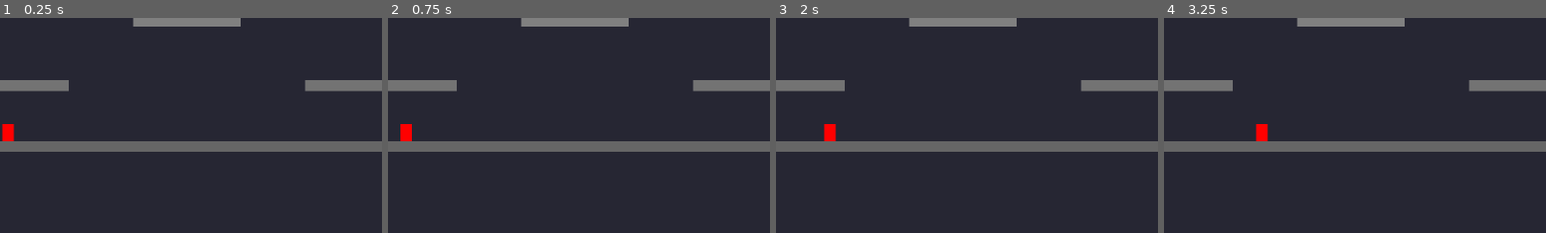
Above: before the commit, frames 1-4 (left to right).
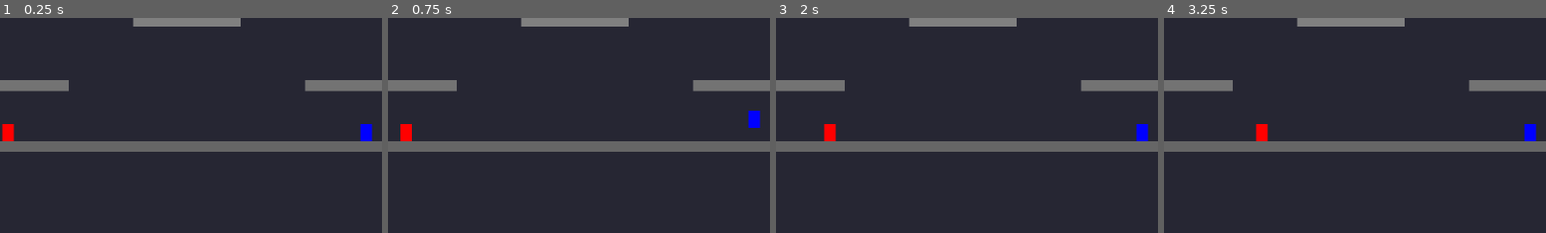
Above: after the commit, the same moments.

Repository: jeremylightsmith/spirecrash
Game: Godot game, scene res://scenes/arena/arena.tscn
Two runs of this game, one before a commit and one after it. Both use one fixed random seed, a clock stepped at 60 frames per second and the inputs below.
Inputs (mouse positions are % of the whole screen's width and height, from its top left):
- Up to frame 1 (0.25 s): no input
- Up to frame 2 (0.75 s): tap Enter at 0.5 s; move the mouse to (72, 45) at 0.52 s; hold D (p1_right) from 0.53 s (still down); tap Shift (p1_dash) at 0.6 s; click (72, 45) at 0.67 s
- Up to frame 3 (2 s): tap Space (p1_jump) at 0.77 s; release D (p1_right) at 1.25 s; drag from (30, 55) to (45, 70) at 1.27 s
- Up to frame 4 (3.25 s): tap Space (p1_jump) at 2 s; move the mouse to (60, 28) at 2.02 s; hold D (p1_right) 2.03-2.75 s; tap Down (p2_down) at 2.1 s; tap Enter at 2.75 s; drag from (45, 70) to (20, 35) at 2.77 s
The pictures show only the part of the screen within x 26-76%, y 45-95%; the shares and areas given below are measured in that part.

The runs differ from the first frame. In frame 1, 0.3% of the frame differs, in the area x 94-98%, y 49-58%; in frame 2, 0.3%; in frame 3, 0.3%; in frame 4, 0.3%.

Commit message:
multiplayer

Diff:
--- a/project.godot
+++ b/project.godot
@@ -91,7 +91,7 @@
 }
 p2_jump={
 "deadzone": 0.5,
-"events": [Object(InputEventKey,"resource_local_to_scene":fa …(146 unchanged characters)… se,"keycode":0,"physical_keycode":4194326,"key_label":0,"unicode":0,"location":0,"echo":false,"script":null)
+"events": [Object(InputEventKey,"resource_local_to_scene":fa …(146 unchanged characters)… se,"keycode":0,"physical_keycode":4194325,"key_label":0,"unicode":0,"location":0,"echo":false,"script":null)
 ]
 }
 p2_shoot={
--- a/scripts/arena/arena.gd
+++ b/scripts/arena/arena.gd
@@ -13,8 +13,16 @@
 
 
 func _ready() -> void:
-	# Spawn test player at first spawn point
-	spawn_test_player()
+	# Connect to death events for score tracking
+	EventBus.player_died.connect(_on_player_died)
+
+	# Register players in GameManager (-1 = keyboard device)
+	GameManager.register_player(0, -1)  # Player 1 keyboard
+	GameManager.register_player(1, -1)  # Player 2 keyboard
+
+	# Spawn two players for testing
+	spawn_player(0, 0)  # Player 1 at first spawn point
+	spawn_player(1, 1)  # Player 2 at second spawn point
 
 
 func spawn_test_player() -> void:
@@ -61,3 +69,27 @@
 		if is_instance_valid(player):
 			player.queue_free()
 	active_players.clear()
+
+
+func get_spawn_point(player_id: int) -> Vector2:
+	# Get spawn point for a player
+	if spawn_points.get_child_count() == 0:
+		return Vector2(800, 450)  # Default center position
+
+	# Cycle through spawn points based on player ID
+	var spawn_idx: int = player_id % spawn_points.get_child_count()
+	var spawn_point: Marker2D = spawn_points.get_child(spawn_idx) as Marker2D
+
+	if spawn_point:
+		return spawn_point.global_position
+	else:
+		return Vector2(800, 450)
+
+
+func _on_player_died(player: CharacterBody2D, dead_player_id: int, killer_id: int) -> void:
+	# Track score for killer (if not a suicide)
+	if killer_id >= 0 and killer_id != dead_player_id:
+		GameManager.add_score(killer_id, 1)
+		var killer_data = GameManager.get_player_data(killer_id)
+		if killer_data:
+			print("Player %d killed Player %d. Score: %d" % [killer_id, dead_player_id, killer_data.score])
--- a/scripts/player/player_controller.gd
+++ b/scripts/player/player_controller.gd
@@ -35,6 +35,11 @@
 var facing_direction: Vector2 = Vector2.RIGHT
 var can_shoot: bool = true
 var shoot_cooldown: float = 0.3
+
+# Death state tracking
+var is_dead: bool = false
+var respawn_timer: float = 0.0
+var respawn_delay: float = 2.0
 
 # Arrow scene
 var arrow_scene: PackedScene = preload("res://scenes/arrow/arrow.tscn")
@@ -60,6 +65,9 @@
 	# Initialize arrows
 	arrows_remaining = max_arrows
 
+	# Connect to death event
+	EventBus.player_died.connect(_on_player_died)
+
 	# Emit spawn signal
 	EventBus.player_spawned.emit(self, player_id)
 
@@ -71,6 +79,13 @@
 
 
 func _physics_process(delta: float) -> void:
+	# Handle respawn timer
+	if is_dead:
+		respawn_timer -= delta
+		if respawn_timer <= 0.0:
+			respawn()
+		return
+
 	# Update shoot cooldown
 	if shoot_timer > 0.0:
 		shoot_timer -= delta
@@ -163,3 +178,51 @@
 func add_arrow() -> void:
 	if arrows_remaining < max_arrows:
 		arrows_remaining += 1
+
+
+func _on_player_died(player: CharacterBody2D, dead_player_id: int, killer_id: int) -> void:
+	# Check if this player died
+	if player == self or dead_player_id == player_id:
+		die()
+
+
+func die() -> void:
+	if is_dead:
+		return
+
+	is_dead = true
+	respawn_timer = respawn_delay
+
+	# Hide player
+	visible = false
+
+	# Disable collision
+	set_collision_layer_value(1, false)
+	set_collision_mask_value(1, false)
+
+	# Stop all movement
+	velocity = Vector2.ZERO
+
+
+func respawn() -> void:
+	is_dead = false
+
+	# Show player
+	visible = true
+
+	# Re-enable collision
+	set_collision_layer_value(1, true)
+	set_collision_mask_value(1, true)
+
+	# Reset state
+	velocity = Vector2.ZERO
+	reset_jumps()
+	arrows_remaining = max_arrows
+
+	# Find a spawn point and teleport there
+	var arena: Node = get_parent()
+	if arena and arena.has_method("get_spawn_point"):
+		global_position = arena.get_spawn_point(player_id)
+
+	# Emit respawn signal
+	EventBus.player_spawned.emit(self, player_id)
--- a/scripts/player/states/idle_state.gd
+++ b/scripts/player/states/idle_state.gd
@@ -10,6 +10,10 @@
 
 func physics_update(delta: float) -> void:
 	if not player:
+		return
+
+	# Don't process input if dead
+	if player.is_dead:
 		return
 
 	# Check for shoot input
--- a/scripts/player/states/jump_state.gd
+++ b/scripts/player/states/jump_state.gd
@@ -22,6 +22,10 @@
 
 func physics_update(delta: float) -> void:
 	if not player:
+		return
+
+	# Don't process input if dead
+	if player.is_dead:
 		return
 
 	# Check for shoot input
--- a/scripts/player/states/move_state.gd
+++ b/scripts/player/states/move_state.gd
@@ -10,6 +10,10 @@
 
 func physics_update(delta: float) -> void:
 	if not player:
+		return
+
+	# Don't process input if dead
+	if player.is_dead:
 		return
 
 	# Check for shoot input
--- /dev/null
+++ b/tests/unit/test_death_respawn.gd
@@ -0,0 +1,155 @@
+extends GutTest
+
+## Unit tests for death and respawn mechanics
+
+var player_scene: PackedScene = preload("res://scenes/player/player.tscn")
+var arena_scene: PackedScene = preload("res://scenes/arena/arena.tscn")
+var player: Player
+var arena: Node2D
+
+
+func before_each() -> void:
+	# Create arena with spawn points
+	arena = autofree(arena_scene.instantiate())
+	add_child_autofree(arena)
+	await wait_physics_frames(3)
+
+	# Get the test player spawned by arena
+	if arena.active_players.size() > 0:
+		player = arena.active_players[0]
+	else:
+		# Fallback: create player manually
+		var floor: StaticBody2D = autofree(StaticBody2D.new())
+		floor.position = Vector2(0, 100)
+		var floor_collision: CollisionShape2D = CollisionShape2D.new()
+		var floor_shape: RectangleShape2D = RectangleShape2D.new()
+		floor_shape.size = Vector2(1000, 50)
+		floor_collision.shape = floor_shape
+		floor.add_child(floor_collision)
+		add_child_autofree(floor)
+
+		player = autofree(player_scene.instantiate())
+		player.player_id = 0
+		player.position = Vector2(0, 76)
+		add_child_autofree(player)
+
+	await wait_physics_frames(5)
+
+
+func test_player_starts_alive() -> void:
+	assert_false(player.is_dead, "Player should start alive")
+
+
+func test_player_starts_visible() -> void:
+	assert_true(player.visible, "Player should start visible")
+
+
+func test_die_makes_player_invisible() -> void:
+	player.die()
+	await wait_physics_frames(1)
+	assert_false(player.visible, "Dead player should be invisible")
+
+
+func test_die_sets_is_dead_flag() -> void:
+	player.die()
+	await wait_physics_frames(1)
+	assert_true(player.is_dead, "Die should set is_dead flag")
+
+
+func test_die_stops_velocity() -> void:
+	player.velocity = Vector2(100, 100)
+	player.die()
+	await wait_physics_frames(1)
+	assert_eq(player.velocity, Vector2.ZERO, "Die should stop all velocity")
+
+
+func test_die_disables_collision() -> void:
+	player.die()
+	await wait_physics_frames(1)
+	# Check collision layer and mask are disabled
+	assert_false(player.get_collision_layer_value(1), "Collision layer should be disabled")
+	assert_false(player.get_collision_mask_value(1), "Collision mask should be disabled")
+
+
+func test_respawn_timer_starts_on_death() -> void:
+	player.die()
+	await wait_physics_frames(1)
+	assert_gt(player.respawn_timer, 0.0, "Respawn timer should start after death")
+
+
+func test_respawn_makes_player_visible() -> void:
+	player.die()
+	await wait_physics_frames(1)
+	player.respawn()
+	await wait_physics_frames(1)
+	assert_true(player.visible, "Respawned player should be visible")
+
+
+func test_respawn_clears_is_dead_flag() -> void:
+	player.die()
+	await wait_physics_frames(1)
+	player.respawn()
+	await wait_physics_frames(1)
+	assert_false(player.is_dead, "Respawn should clear is_dead flag")
+
+
+func test_respawn_resets_velocity() -> void:
+	player.velocity = Vector2(100, 100)
+	player.respawn()
+	# Velocity should be near zero (gravity may apply minimal velocity in one frame)
+	assert_lt(abs(player.velocity.x), 1.0, "X velocity should be near zero after respawn")
+	assert_lt(abs(player.velocity.y), 20.0, "Y velocity should be near zero after respawn (allowing for gravity)")
+
+
+func test_respawn_resets_jumps() -> void:
+	player.jumps_remaining = 0
+	player.respawn()
+	await wait_physics_frames(1)
+	assert_eq(player.jumps_remaining, player.max_jumps, "Respawn should reset jumps")
+
+
+func test_respawn_resets_arrows() -> void:
+	player.arrows_remaining = 0
+	player.respawn()
+	await wait_physics_frames(1)
+	assert_eq(player.arrows_remaining, player.max_arrows, "Respawn should reset arrows")
+
+
+func test_respawn_enables_collision() -> void:
+	player.die()
+	await wait_physics_frames(1)
+	player.respawn()
+	await wait_physics_frames(1)
+	assert_true(player.get_collision_layer_value(1), "Collision layer should be re-enabled")
+	assert_true(player.get_collision_mask_value(1), "Collision mask should be re-enabled")
+
+
+func test_player_died_event_triggers_death() -> void:
+	assert_false(player.is_dead, "Player should start alive")
+	EventBus.player_died.emit(player, player.player_id, 1)
+	await wait_physics_frames(1)
+	assert_true(player.is_dead, "Player should die from event")
+
+
+func test_automatic_respawn_after_delay() -> void:
+	player.respawn_delay = 0.5  # Shorter delay for test
+	player.die()
+	await wait_physics_frames(1)
+	assert_true(player.is_dead, "Player should be dead initially")
+
+	# Wait for respawn delay
+	await get_tree().create_timer(0.6).timeout
+	assert_false(player.is_dead, "Player should respawn after delay")
+
+
+func test_arena_has_spawn_points() -> void:
+	var spawn_point: Vector2 = arena.get_spawn_point(0)
+	assert_ne(spawn_point, Vector2.ZERO, "Arena should have spawn points")
+
+
+func test_get_spawn_point_cycles_by_player_id() -> void:
+	var spawn_0: Vector2 = arena.get_spawn_point(0)
+	var spawn_1: Vector2 = arena.get_spawn_point(1)
+	# Spawn points should be different (unless there's only one)
+	if arena.spawn_points.get_child_count() > 1:
+		assert_ne(spawn_0, spawn_1, "Different player IDs should get different spawn points")
Not shown: 2 places in scenes/arena/arena.tscn that only renumber resources
Not shown, added: tests/unit/test_death_respawn.gd.uid
